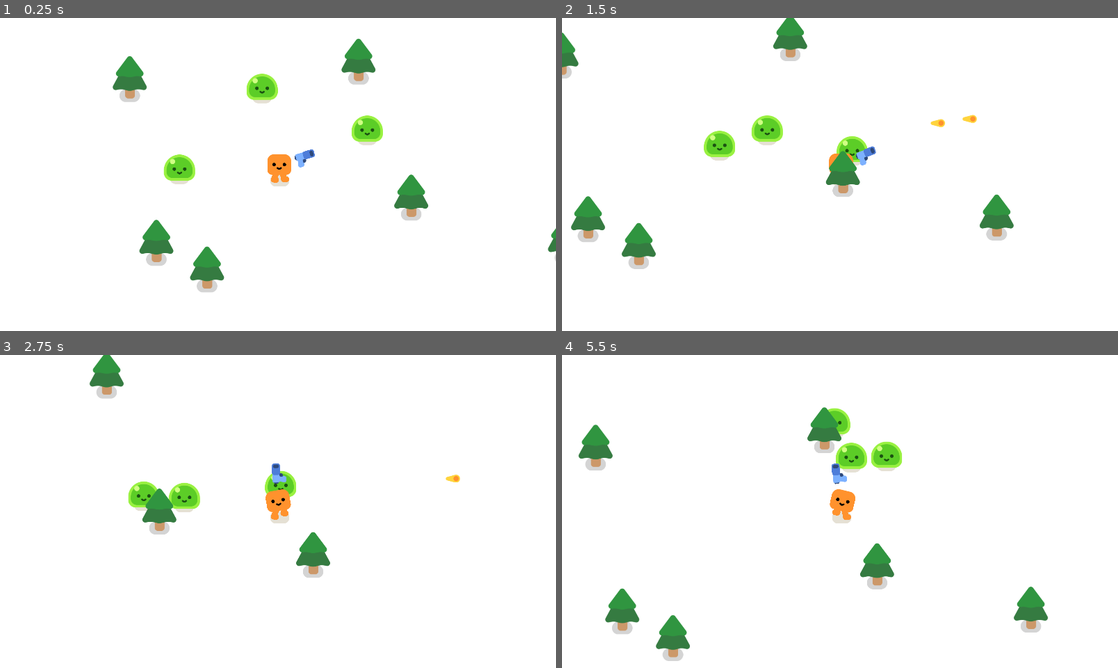
Above: before the commit, frames 1-4 (two rows, left to right).
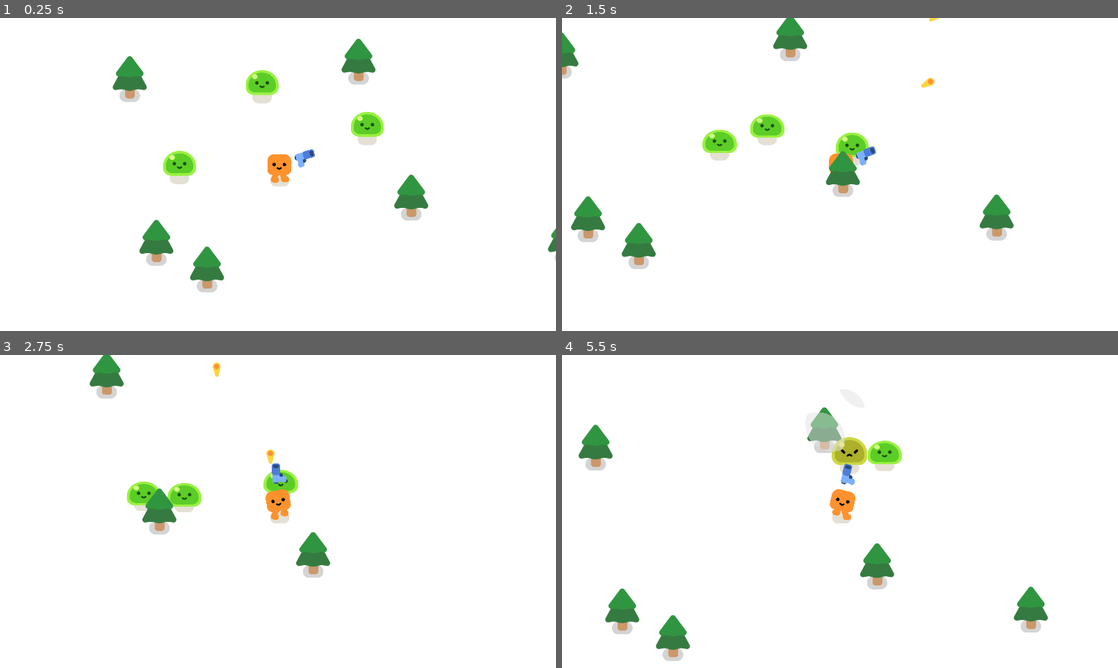
Above: after the commit, the same moments.

Repository: j-j4y/game_dev
Game: Godot game, scene res://seals_game.tscn
Same seed, same stepped clock (60 frames per second), same inputs: the game is played once before the commit and once after it.
Inputs:
- Up to frame 1 (0.25 s): no input
- Up to frame 2 (1.5 s): hold D (move_right) 0.53-1.28 s; hold S (move_down) from 1.28 s (still down)
- Up to frame 3 (2.75 s): release S (move_down) at 2.03 s; hold D (move_right) from 2.03 s (still down)
- Up to frame 4 (5.5 s): release D (move_right) at 2.78 s; hold W (move_up) 2.78-3.53 s; hold A (move_left) 3.53-5.03 s; hold S (move_down) from 5.03 s (still down)

The runs differ from the first frame. In frame 1, 1.0% of the frame differs, in the area x 29-69%, y 16-52%; in frame 2, 0.9%; in frame 3, 0.6%; in frame 4, 1.6%, in the area x 44-62%, y 16-42%.

Commit message:
added mob death and smoke

Diff:
--- a/2d-project-assets/bullet.gd
+++ b/2d-project-assets/bullet.gd
@@ -15,4 +15,4 @@
 func _on_body_entered(body):
 	queue_free()
 	if body.has_method("take_damage"):
-		body.take_damage
+		body.take_damage()
--- a/2d-project-assets/enemy.gd
+++ b/2d-project-assets/enemy.gd
@@ -1,8 +1,26 @@
 extends CharacterBody2D
 
+
+var health = 3
 @onready var player = get_node("/root/Game/Player")
+
+
+func _ready():
+	%Slime.play_walk()
 
 func _physics_process(delta):
 		var direction = global_position.direction_to(player.global_position)
 		velocity = direction * 300.0
 		move_and_slide()
+
+
+func take_damage():
+	health -= 1
+	%Slime.play_hurt()
+
+	if health == 0:
+		queue_free()
+		const SMOKE_SCENE = preload("res://smoke_explosion/smoke_explosion.tscn")
+		var smoke = SMOKE_SCENE.instantiate()
+		get_parent().add_child(smoke)
+		smoke.global_position = global_position
--- a/2d-project-assets/enemy.tscn
+++ b/2d-project-assets/enemy.tscn
@@ -12,6 +12,7 @@
 script = ExtResource("1_4gyqm")
 
 [node name="Slime" parent="." unique_id=2008890567 instance=ExtResource("1_7k104")]
+unique_name_in_owner = true
 
 [node name="CollisionShape2D" type="CollisionShape2D" parent="." unique_id=1243888878]
 position = Vector2(-1, -28)
--- a/2d-project-assets/gun.gd
+++ b/2d-project-assets/gun.gd
@@ -12,6 +12,7 @@
 	const BULLET = preload("res://bullet.tscn")
 	var new_bullet = BULLET.instantiate()
 	new_bullet.global_position = %ShootingPoint.global_position
+	new_bullet.global_rotation = %ShootingPoint.global_rotation
 	%ShootingPoint.add_child(new_bullet)
 
 
